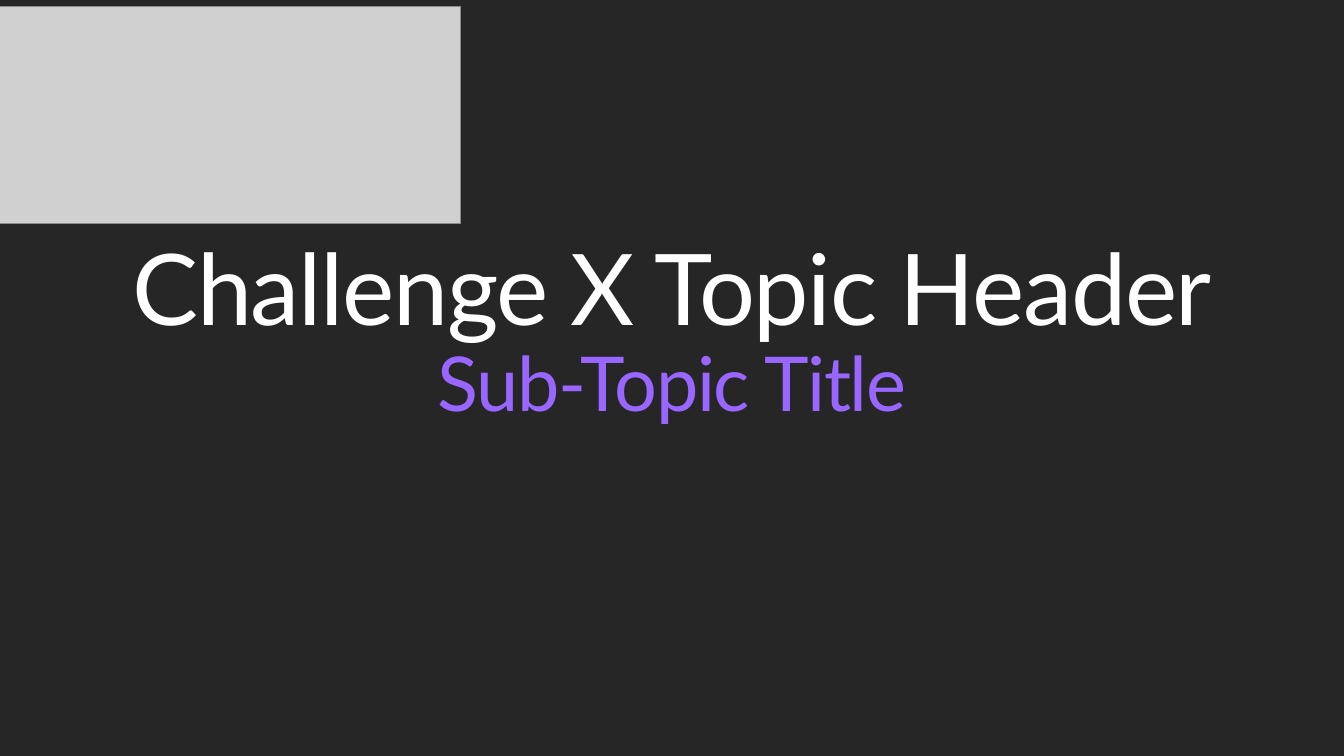
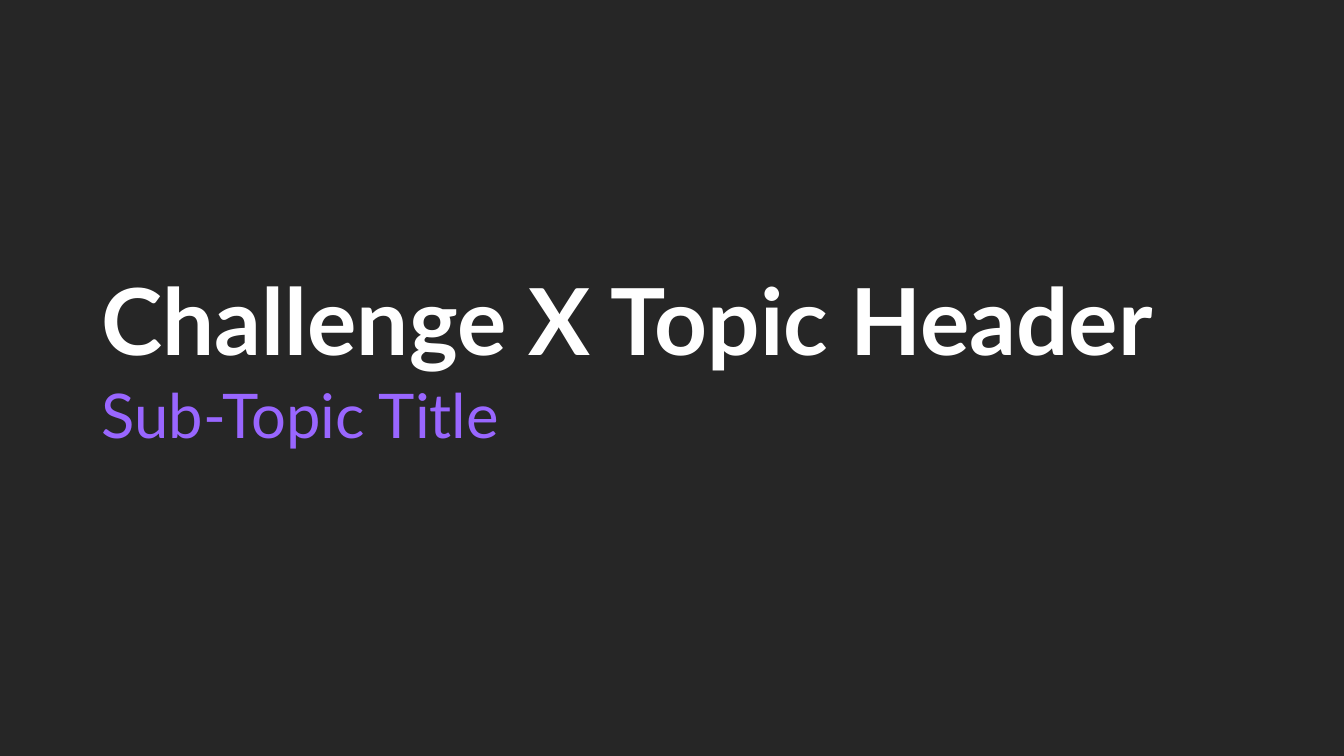
Before and after one commit to microsoft/WhatTheHack, a slide deck: slide 10 of 000-HowToHack/WTH-Lectures-Template.pptx. Drawn at 1344x756 pixels with LibreOffice and Linux fonts; fonts in the diff are those of the drawing; grey boxes stand for pictures; background and template pictures are left out. Boxes give left, top, right and bottom in pixels: in the first picture for what was removed or moved away, otherwise in the second. Text is boxed around its words. In the diff, an @@ line names an element or a change of style, - is before the commit and + after.

```diff
--- a/000-HowToHack/WTH-Lectures-Template.pptx
+++ b/000-HowToHack/WTH-Lectures-Template.pptx
@@ picture removed at (0,7,460,224) @@
@@ title "Challenge X Topic Header" at (102,286,1153,372): vertical alignment top to bottom @@
@@ title at (102,286,1153,372): text changed; size 70.6 to 66 pt; bold on @@
-Challenge X Topic Header
-Sub-Topic Title
+Challenge X Topic Header
@@ text added at (102,392,499,449), 44 pt, text #9966FF @@
+Sub-Topic Title
```
Also in this commit, not shown: 11 other slides changed.
